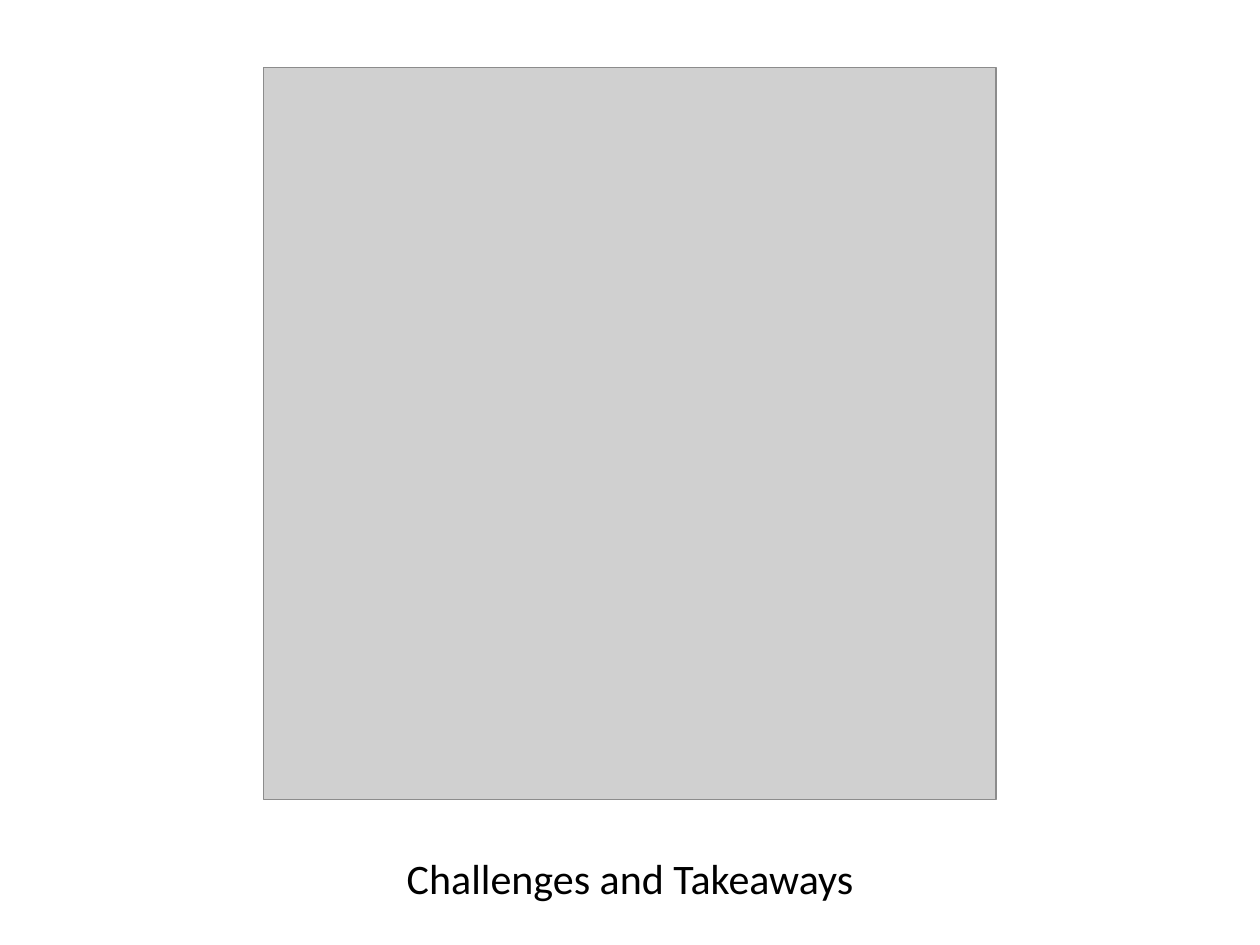
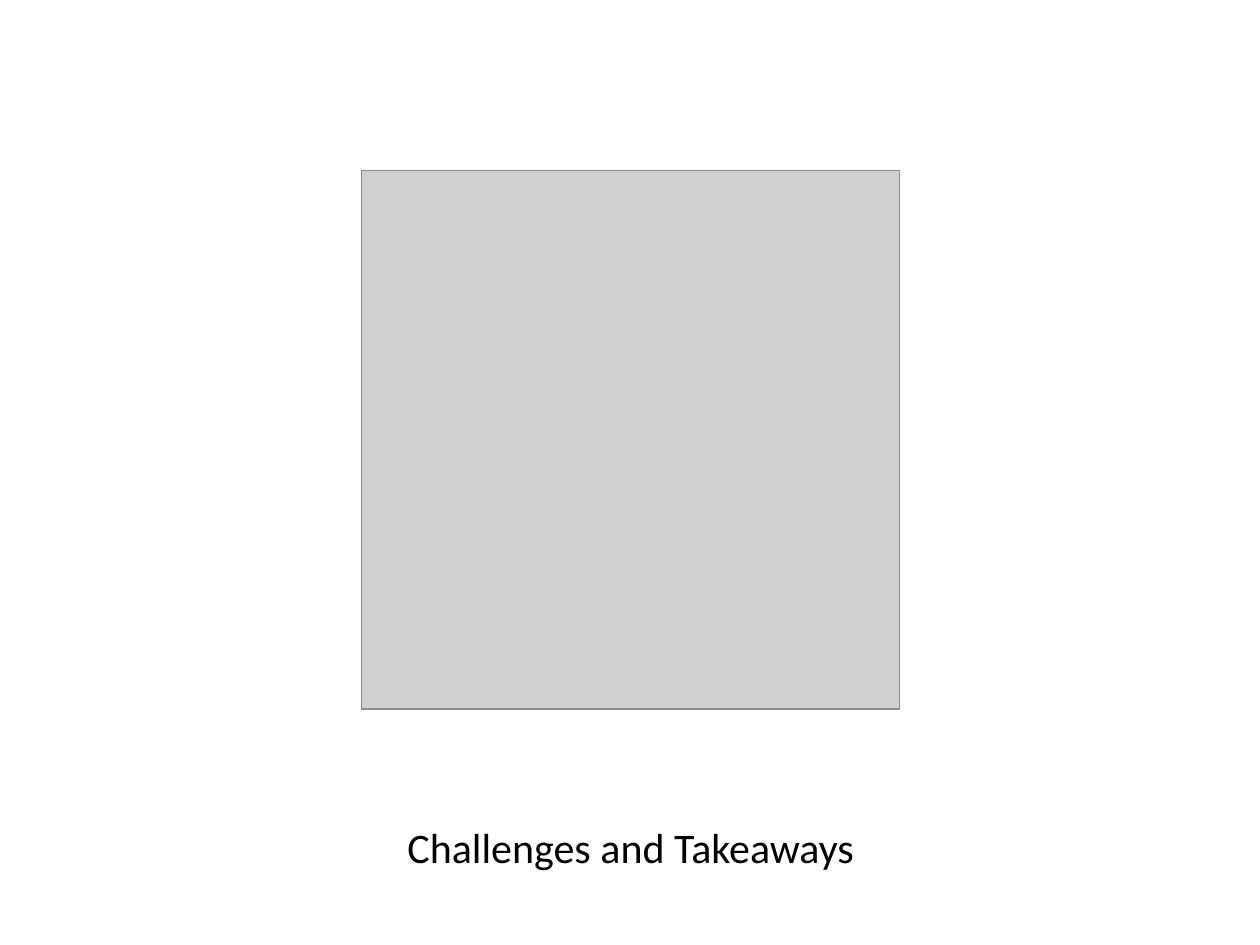
Before and after one commit to fantastic-pancake/pancakes-against-humanities, a slide deck: slide 1 of docs/PAH_Takeaways.pptx. Drawn at 1260x945 pixels with LibreOffice and Linux fonts; fonts in the diff are those of the drawing; grey boxes stand for pictures. Boxes give left, top, right and bottom in pixels: in the first picture for what was removed or moved away, otherwise in the second. Text is boxed around its words. In the diff, an @@ line names an element or a change of style, - is before the commit and + after.

Commit message:
resized image in takeaway slides

```diff
--- a/docs/PAH_Takeaways.pptx
+++ b/docs/PAH_Takeaways.pptx
@@ picture: place and size @@
-picture at (263, 67, 995, 799)
+picture at (362, 171, 900, 709)
@@ text "Challenges and Takeaways": place and size @@
-text "Challenges and Takeaways" at (407, 864, 853, 902)
+text "Challenges and Takeaways" at (407, 833, 854, 871)
```
